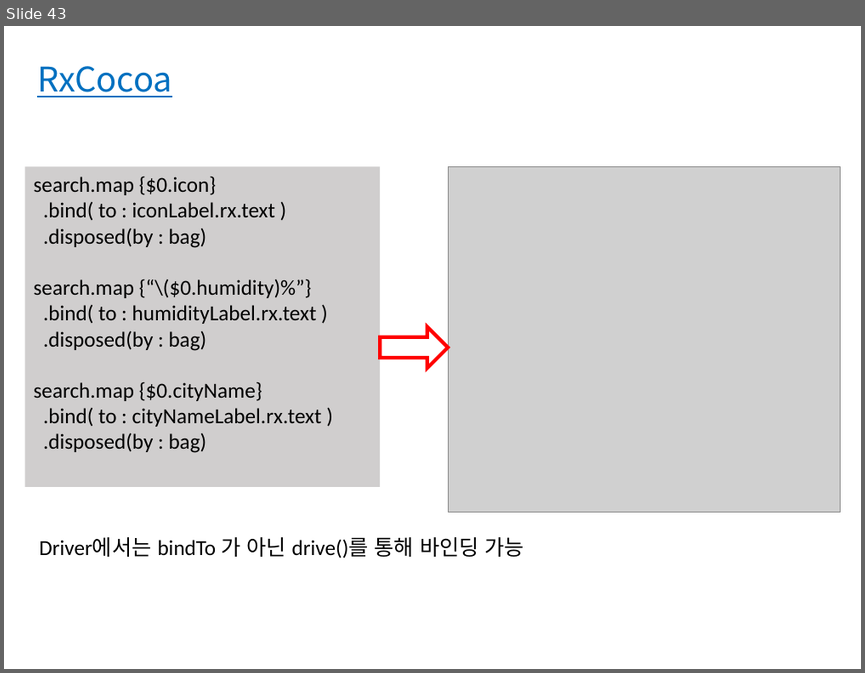
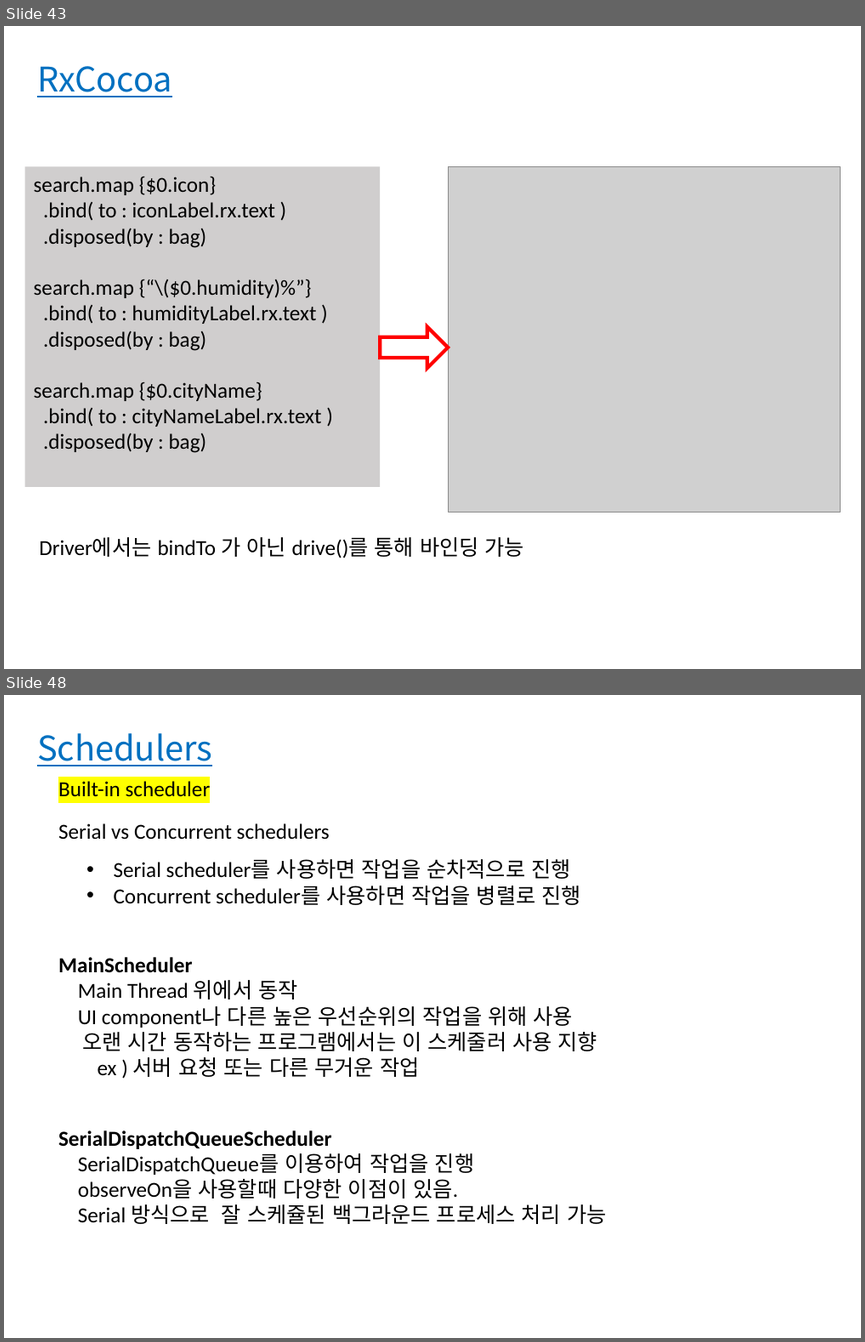
Before and after one commit to bbangbin97/RxSwift_Project, a slide deck: RxSwift.pptx. Shown one above the other, each under a label of ours: slide 43 before the commit, slides 43 and 48 after it; the slides between them are not shown. The pictures are 865x673 and 865x1342 pixels, drawn with LibreOffice and Linux fonts; fonts in the diff are those of the drawing; grey boxes stand for pictures. Boxes give left, top, right and bottom in pixels: in the first picture for what was removed or moved away, otherwise in the second. Text is boxed around its words. In the diff, an @@ line names an element or a change of style, - is before the commit and + after.

```diff
--- a/RxSwift.pptx
+++ b/RxSwift.pptx
@@ slide 48 added at [4, 695, 861, 1338], background #FFFFFF @@
@@ text added at [37, 733, 212, 766], 28.5 pt, text #0070C0, underline @@
+Schedulers
@@ text added at [58, 779, 211, 802], 18 pt, text #000000 @@
+Built-in scheduler
@@ text added at [58, 823, 330, 839], 18 pt, text #000000 @@
+Serial vs Concurrent schedulers
@@ text added at [114, 859, 580, 905], 18 pt, text #000000 @@
+• Serial scheduler를 사용하면 작업을 순차적으로 진행
+• Concurrent scheduler를 사용하면 작업을 병렬로 진행
@@ text added at [58, 957, 597, 1077], 18 pt, text #000000 @@
+MainScheduler
+Main Thread 위에서 동작
+UI component나 다른 높은 우선순위의 작업을 위해 사용
+오랜 시간 동작하는 프로그램에서는 이 스케줄러 사용 지향
+ex ) 서버 요청 또는 다른 무거운 작업
@@ text added at [58, 1130, 606, 1224], 18 pt, text #000000 @@
+SerialDispatchQueueScheduler
+SerialDispatchQueue를 이용하여 작업을 진행
+observeOn을 사용할때 다양한 이점이 있음.
+Serial 방식으로 잘 스케쥴된 백그라운드 프로세스 처리 가능
```
Also in this commit, not shown: 5 other slides added, 1 slide removed, 1 other file.
